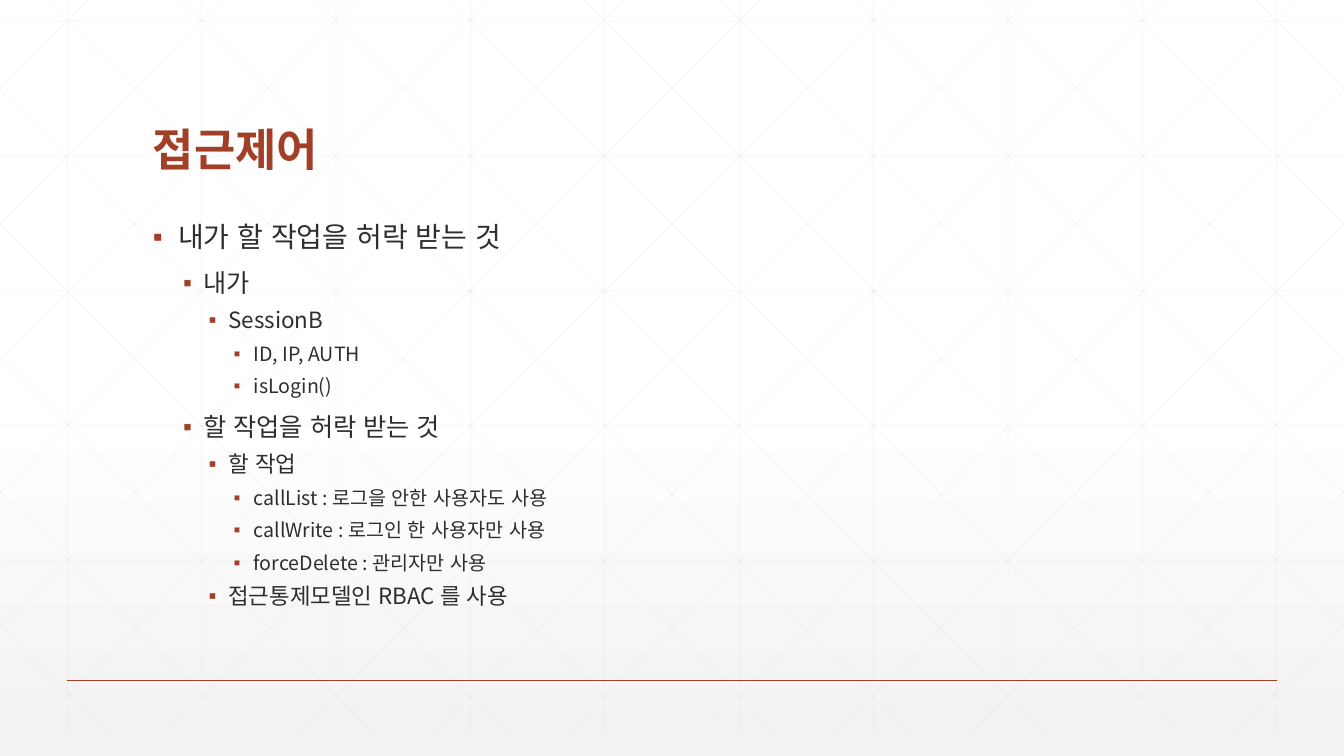
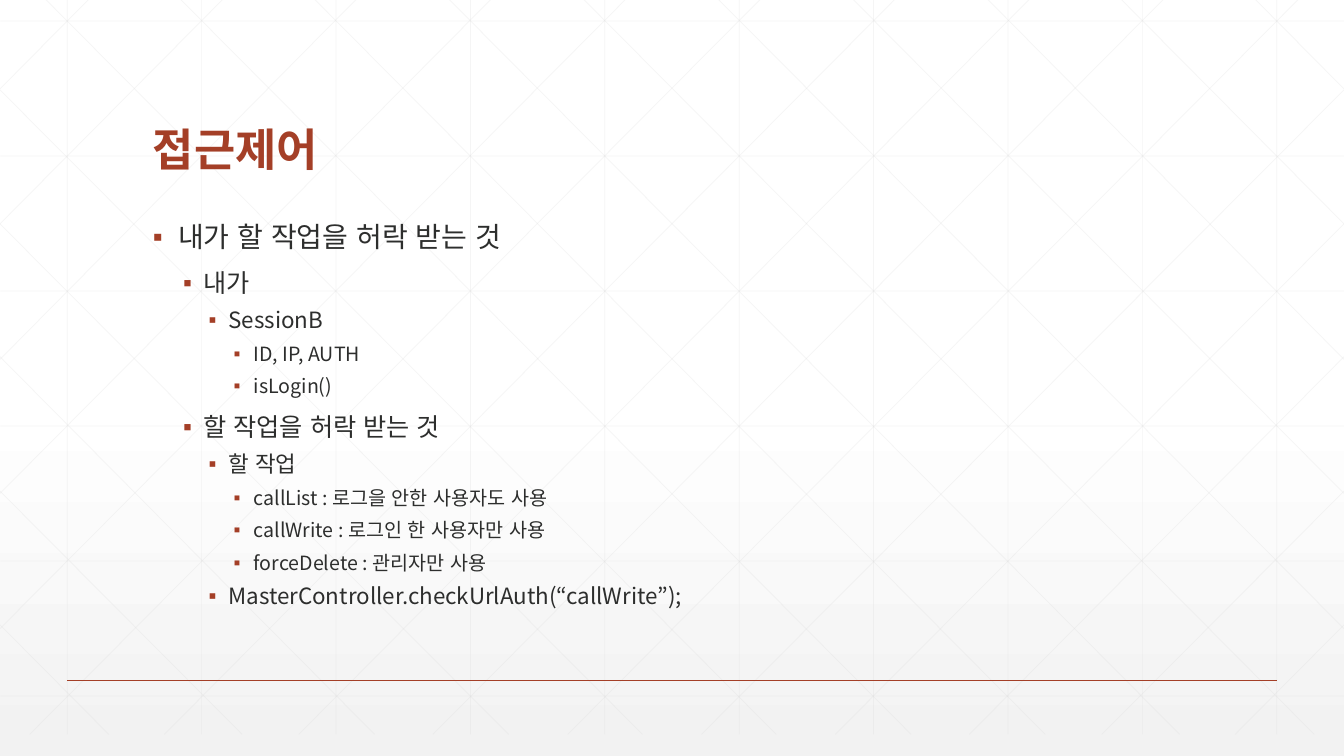
Before and after one commit to zeroshift01/code5, a slide deck: slide 6 of inflearn05/doc/5.인증과 접근제어 기능을 구현합니다..pptx. Drawn at 1344x756 pixels with LibreOffice and Linux fonts; fonts in the diff are those of the drawing. Boxes give left, top, right and bottom in pixels: in the first picture for what was removed or moved away, otherwise in the second. Text is boxed around its words. In the diff, an @@ line names an element or a change of style, - is before the commit and + after.

```diff
--- a/inflearn05/doc/5.인증과 접근제어 기능을 구현합니다..pptx
+++ b/inflearn05/doc/5.인증과 접근제어 기능을 구현합니다..pptx
@@ text at (228, 586, 681, 609): text changed @@
-    ▪ 접근통제모델인 RBAC 를 사용
+    ▪ MasterController.checkUrlAuth(“callWrite”);
```
Also in this commit, not shown: 2 other slides changed, 3 other files.
